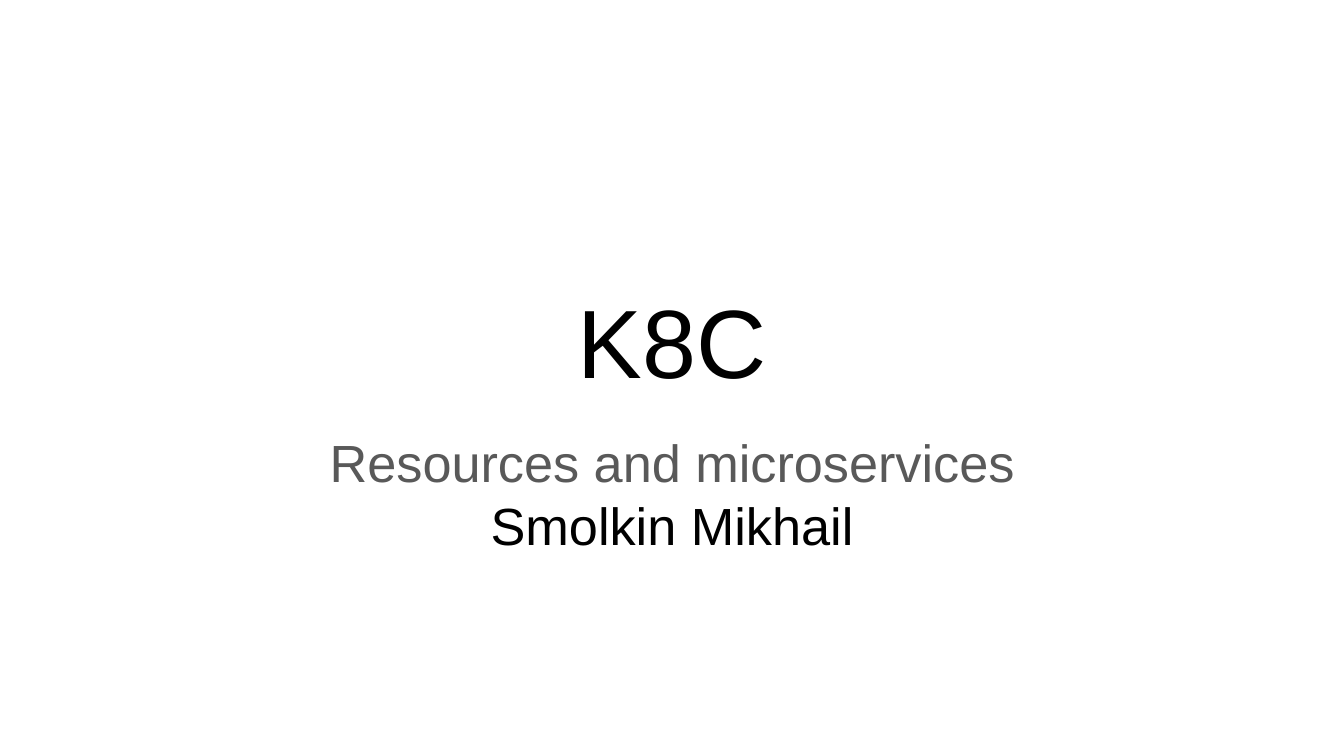
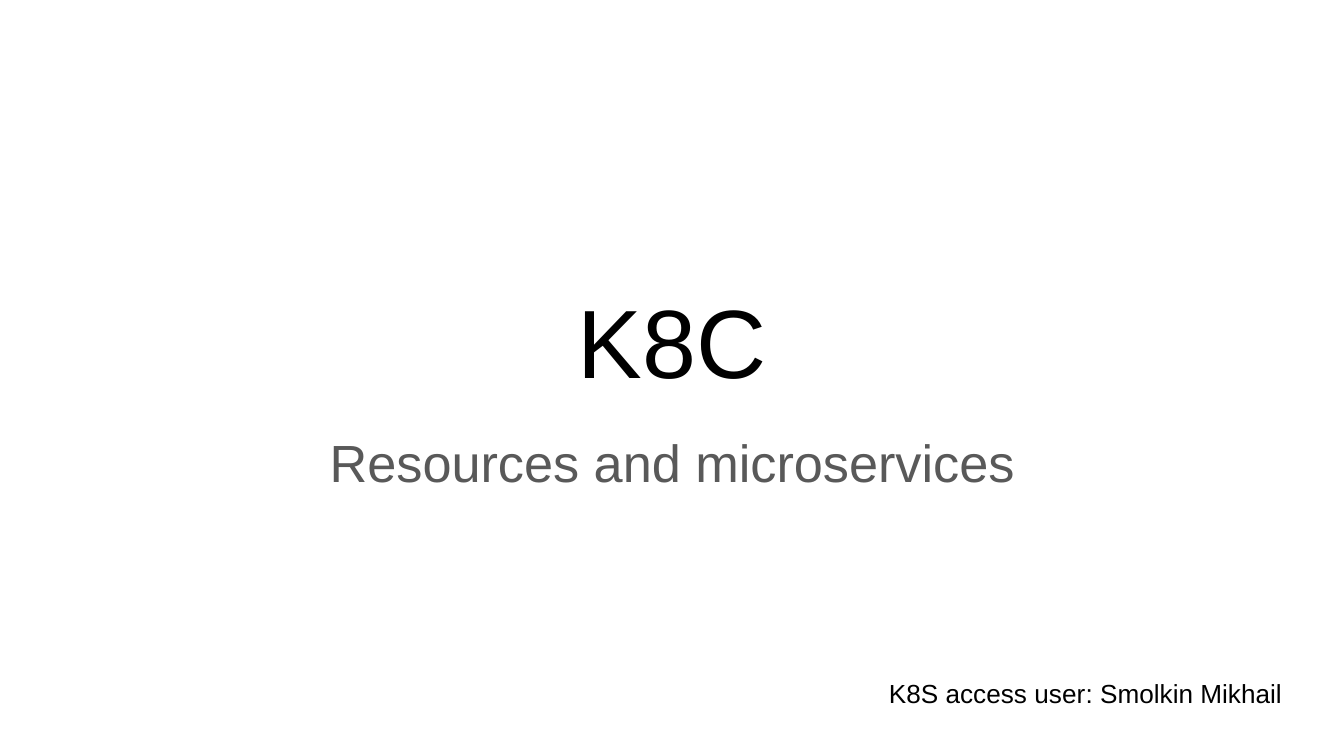
Before and after one commit to fanglores/Advanced-Software-Design, a slide deck: slide 1 of PracticeTasks/Module2/Task_9/Task 9. Domain decomposition.pptx. Drawn at 1344x756 pixels with LibreOffice and Linux fonts; fonts in the diff are those of the drawing. Boxes give left, top, right and bottom in pixels: in the first picture for what was removed or moved away, otherwise in the second. Text is boxed around its words. In the diff, an @@ line names an element or a change of style, - is before the commit and + after.

```diff
--- a/PracticeTasks/Module2/Task_9/Task 9. Domain decomposition.pptx
+++ b/PracticeTasks/Module2/Task_9/Task 9. Domain decomposition.pptx
@@ subtitle at box(491, 507, 853, 546): paragraph removed @@
-Smolkin Mikhail
@@ text added at box(889, 684, 1281, 704), 14 pt, text #000000 @@
+K8S access user: Smolkin Mikhail
```
Also in this commit, not shown: 3 other files.
